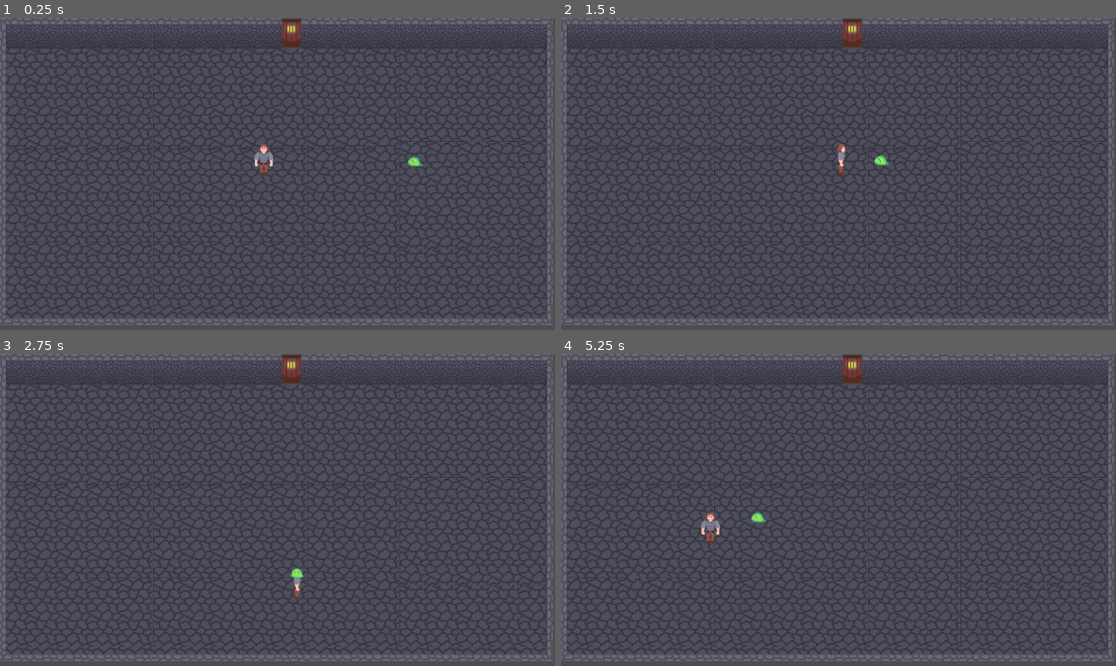
Above: before the commit, frames 1-4 (two rows, left to right).
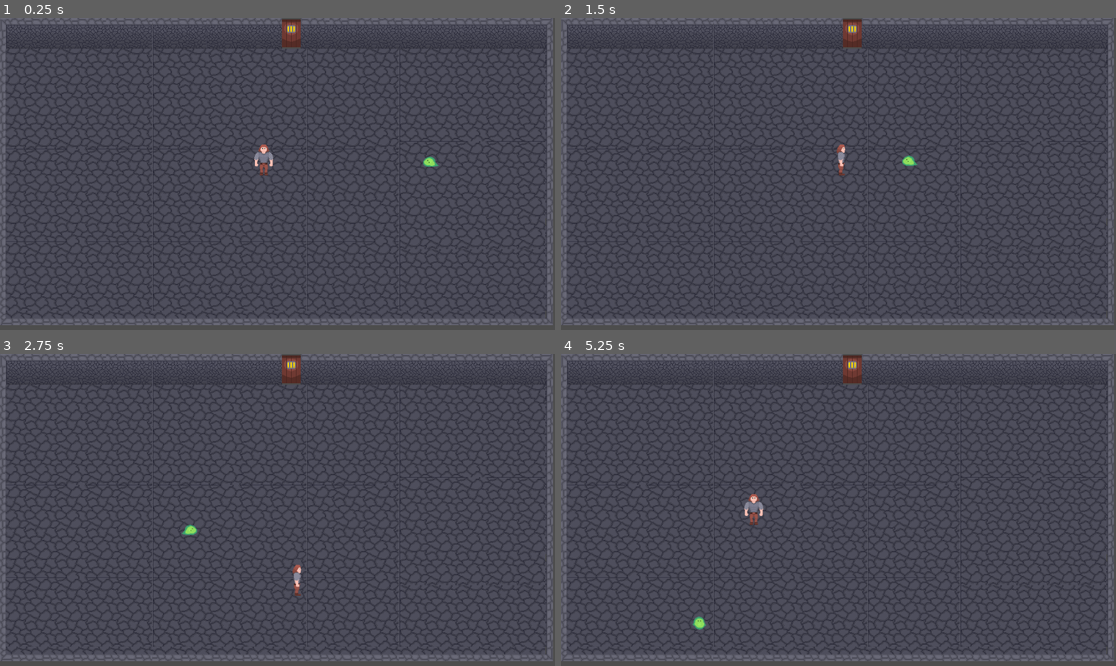
Above: after the commit, the same moments.

Repository: EsderJ10/proyecto-lqs
Game: Godot game, scene res://Scenes/test_room.tscn
The game is run twice, just before and just after one commit, with the same random seed, the same clock (stepped at 60 frames per second) and the same inputs.
Inputs:
- Up to frame 1 (0.25 s): no input
- Up to frame 2 (1.5 s): hold Right (move_right) 0.53-1.28 s; tap E (player_attack) at 0.6, 1.35 s; hold Down (move_down) from 1.28 s (still down)
- Up to frame 3 (2.75 s): release Down (move_down) at 2.03 s; hold Right (move_right) from 2.03 s (still down); tap E (player_attack) at 2.1 s
- Up to frame 4 (5.25 s): release Right (move_right) at 2.78 s; hold Up (move_up) 2.78-3.53 s; tap E (player_attack) every 0.75 s from 2.85 to 5.1 s; hold Left (move_left) 3.53-5.03 s; hold Down (move_down) from 5.03 s (still down)

The runs differ from the first frame. In frame 1, 0.1% of the frame differs, in the area x 73-80%, y 44-48%; in frame 2, 0.1%; in frame 3, 0.2%; in frame 4, 0.5%, in the area x 23-38%, y 44-89%.

Commit message:
Defeat enemies, knockback and stun implemented #9

Diff:
--- a/Scenes/player.tscn
+++ b/Scenes/player.tscn
@@ -56,11 +56,12 @@
 
 [sub_resource type="CapsuleShape2D" id="CapsuleShape2D_547iw"]
 
-[sub_resource type="SeparationRayShape2D" id="SeparationRayShape2D_cvnsp"]
-length = 27.0
+[sub_resource type="RectangleShape2D" id="RectangleShape2D_cvnsp"]
+size = Vector2(20, 49)
 
 [node name="Player" type="CharacterBody2D"]
 script = ExtResource("1_avkim")
+metadata/_edit_group_ = true
 
 [node name="AnimatedSprite2D" type="AnimatedSprite2D" parent="."]
 sprite_frames = SubResource("SpriteFrames_tldux")
@@ -73,10 +74,12 @@
 [node name="HitboxAttack" type="Area2D" parent="."]
 
 [node name="CollisionShape2D" type="CollisionShape2D" parent="HitboxAttack"]
-position = Vector2(-1, 28)
-shape = SubResource("SeparationRayShape2D_cvnsp")
+position = Vector2(0, 42.5)
+shape = SubResource("RectangleShape2D_cvnsp")
 debug_color = Color(0.780821, 0.436582, 5.77569e-07, 0.42)
 
 [node name="AttackCooldownTimer" type="Timer" parent="."]
 
 [node name="AttackTimer" type="Timer" parent="."]
+
+[connection signal="body_entered" from="HitboxAttack" to="." method="_on_hitbox_attack_body_entered"]
--- a/Scenes/slime.tscn
+++ b/Scenes/slime.tscn
@@ -77,5 +77,8 @@
 [node name="CollisionShape2D" type="CollisionShape2D" parent="DetectionArea"]
 shape = SubResource("CircleShape2D_bubeg")
 
+[node name="StunTimer" type="Timer" parent="."]
+
 [connection signal="body_entered" from="DetectionArea" to="." method="_on_detection_area_body_entered"]
 [connection signal="body_exited" from="DetectionArea" to="." method="_on_detection_area_body_exited"]
+[connection signal="timeout" from="StunTimer" to="." method="_on_stun_timer_timeout"]
--- a/Scripts/Character/player.gd
+++ b/Scripts/Character/player.gd
@@ -18,6 +18,7 @@
 
 	attack_timer.timeout.connect(_on_attack_timer_timeout)
 	attack_cooldown_timer.timeout.connect(_on_attack_cooldown_timer_timeout)
+	hitbox_attack.body_entered.connect(_on_hitbox_attack_body_entered)
 
 func _process(_float) -> void:
 	if Input.is_action_just_pressed("player_attack") and can_attack:
@@ -86,6 +87,10 @@
 func _on_attack_cooldown_timer_timeout() -> void:
 	can_attack = true
 
+func _on_hitbox_attack_body_entered(body: Node2D) -> void:
+	if body.has_method("take_damage"):
+		body.take_damage(1)
+
 # Función para que los enemigos detecten al personaje/jugador
 func player():
 	pass
--- a/Scripts/Enemies/slime.gd
+++ b/Scripts/Enemies/slime.gd
@@ -2,25 +2,35 @@
 
 @export var speed: int = 157
 @export var health_points: int = 5
+@export var knockback_force: float = 200.0
+@export var stun_time: float = 0.2
 
 @onready var animated_sprite: AnimatedSprite2D = $AnimatedSprite2D
 @onready var detection_area: Area2D = $DetectionArea
 @onready var collision_shape: CollisionShape2D = $DetectionArea/CollisionShape2D
+@onready var stun_timer: Timer = $StunTimer
 
 var is_dead: bool = false
 var player_in_area: bool = false
 var player: Node2D = null
+var is_stunned: bool = false
 
 func _ready() -> void:
 	is_dead = false
 
+	stun_timer.timeout.connect(_on_stun_timer_timeout)
+
 func _physics_process(delta: float) -> void:
+	if is_dead or is_stunned:
+		return
+
 	if not is_dead:
 		collision_shape.disabled = false
 		if player_in_area and player:
 			# Dirección relativa del personaje/jugador
 			var direction_to_player = (player.position - position).normalized()
-			position += direction_to_player * speed * delta
+			velocity += direction_to_player * speed * delta
+			move_and_slide()
 			# Actualizar la animación según la posición relativa del personaje/jugador
 			_update_animation(direction_to_player)
 	else:
@@ -50,3 +60,33 @@
 	if body.has_method("player"):
 		player_in_area = false
 		player = null
+
+func take_damage(damage_received: int) -> void:
+	health_points -= damage_received
+
+	if player:
+		var knockback_direction = (position - player.position).normalized()
+		velocity = knockback_direction * knockback_force
+		move_and_slide()
+
+		is_stunned = true
+		stun_timer.start()
+
+		animated_sprite.modulate = Color(1,0.5,0.5)		# TODO: Add VFX to show it
+
+		if health_points <= 0:
+			die()
+
+func _on_stun_timer_timeout() -> void:
+	is_stunned = false
+	animated_sprite.modulate = Color(1,1,1)		# TODO: Remove when added VFX
+
+func die() -> void:
+	is_dead = true
+	collision_shape.disabled = true
+
+	# TODO: Modify for death animation
+
+	var tween = create_tween()
+	tween.tween_property(animated_sprite, "modulate", Color(1,1,1,0), 0.5)
+	tween.tween_callback(queue_free)
